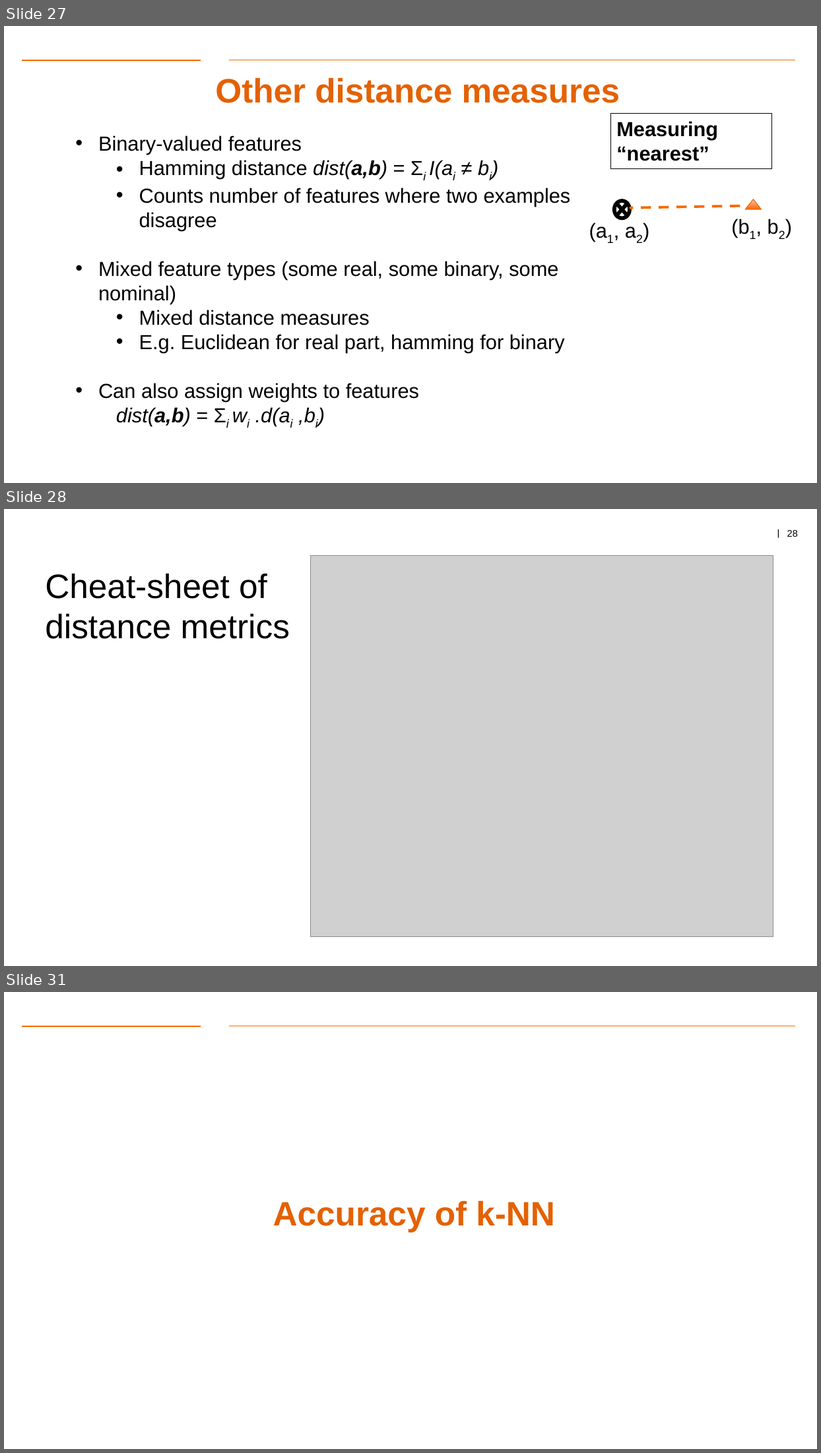
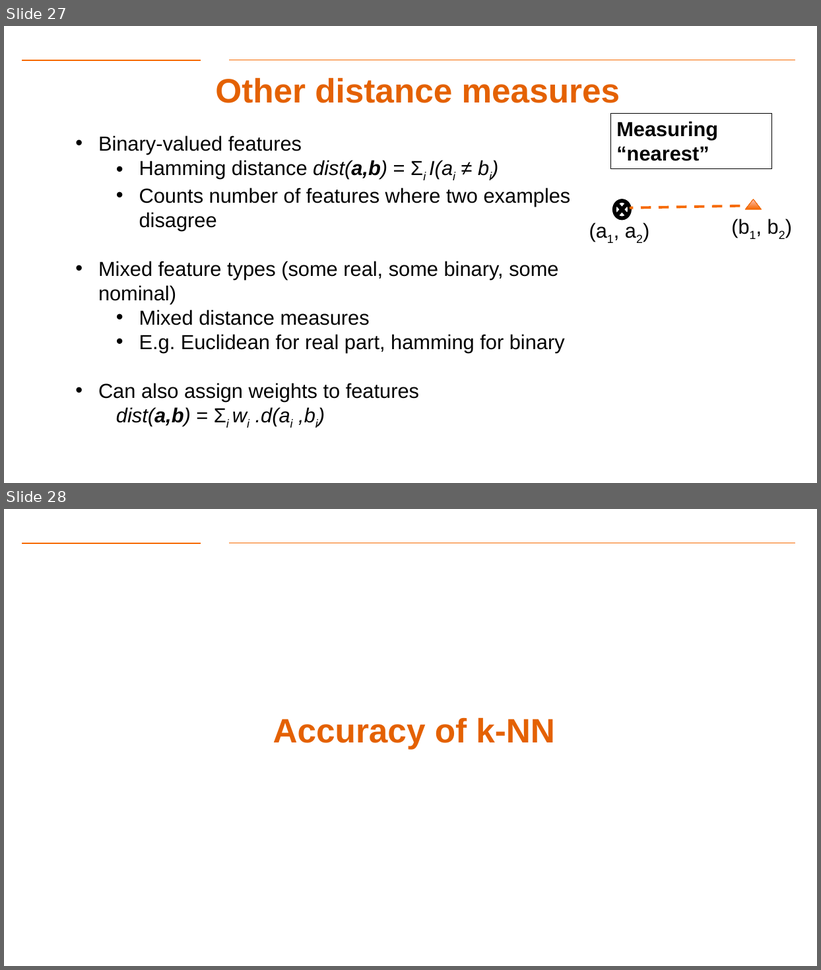
Before and after one commit to aiforsec/RIT-DSCI-633-FDS, a slide deck: Syllabus/Lecture08/Lec08.pptx. Shown one above the other, each under a label of ours: slides 27, 28 and 31 before the commit, slides 27 and 28 after it; the slides between them are not shown. The pictures are 821x1453 and 821x970 pixels, drawn with LibreOffice and Linux fonts; fonts in the diff are those of the drawing; grey boxes stand for pictures; background and template pictures are left out. Boxes give left, top, right and bottom in pixels: in the first picture for what was removed or moved away, otherwise in the second. Text is boxed around its words. In the diff, an @@ line names an element or a change of style, - is before the commit and + after.

```diff
--- a/Syllabus/Lecture08/Lec08.pptx
+++ b/Syllabus/Lecture08/Lec08.pptx
@@ slide 28 removed at [4, 509, 817, 966], background #FFFFFF @@
@@ page number removed at [787, 530, 798, 537] @@
-| 28
@@ picture removed at [311, 555, 773, 937] @@
@@ title removed at [45, 573, 290, 639] @@
-Cheat-sheet of distance metrics
@@ what was slide 31 is now slide 28 @@
```
Also in this commit, not shown: 3 slides changed, 4 other slides removed, 1 other file.
